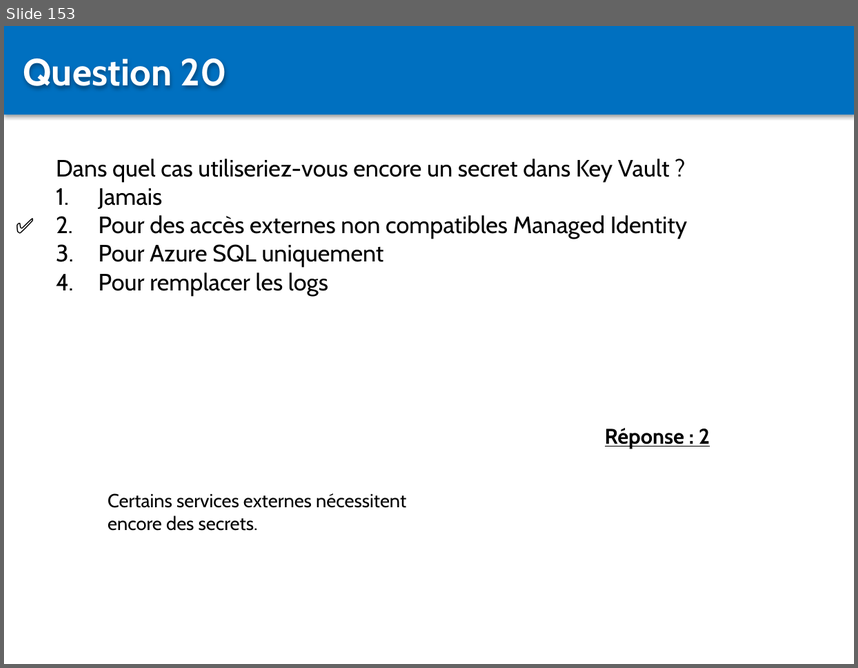
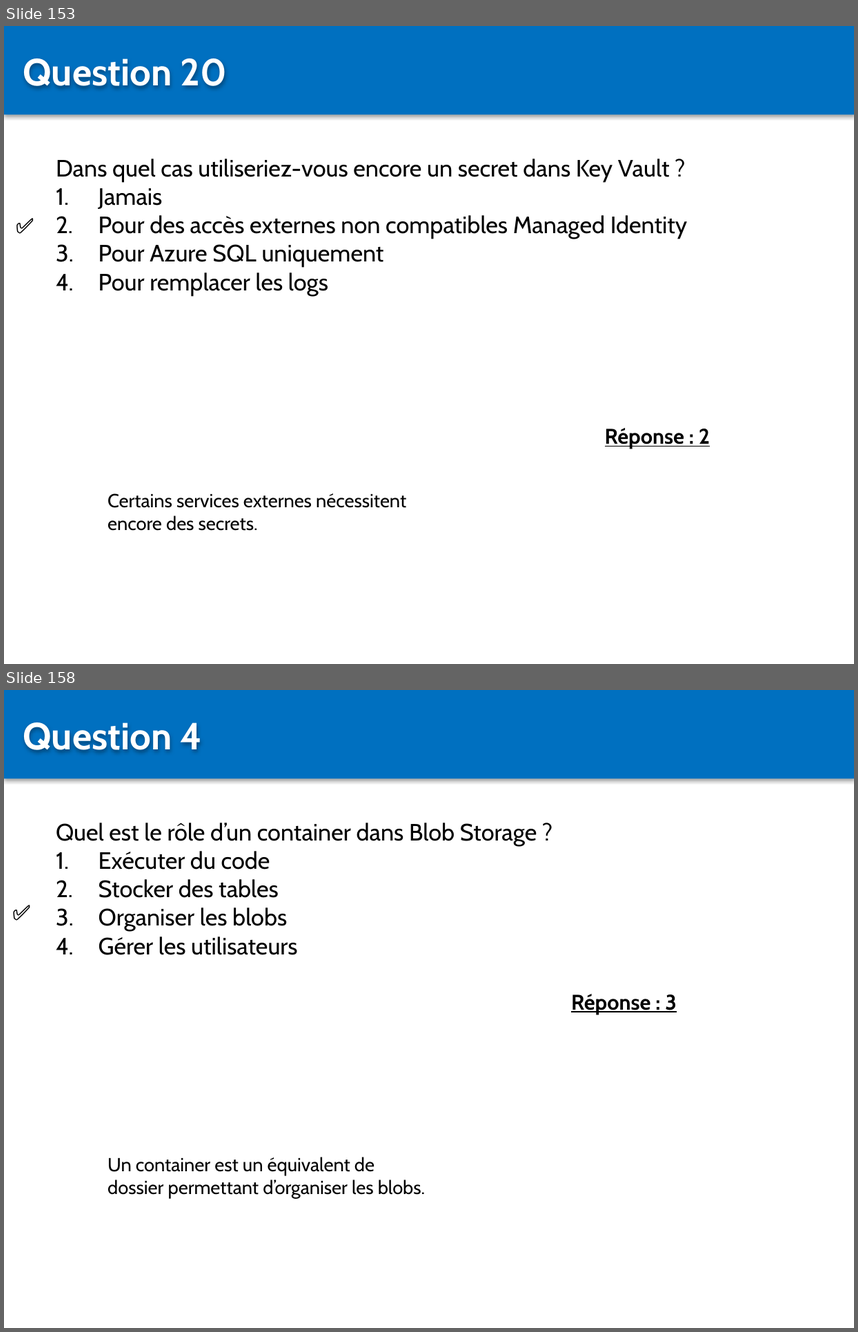
Before and after one commit to Sybaris-Classroom/az-204, a slide deck: Quiz/Quiz.pptx. Shown one above the other, each under a label of ours: slide 153 before the commit, slides 153 and 158 after it; the slides between them are not shown. The pictures are 858x668 and 858x1332 pixels, drawn with LibreOffice and Linux fonts; fonts in the diff are those of the drawing. Boxes give left, top, right and bottom in pixels: in the first picture for what was removed or moved away, otherwise in the second. Text is boxed around its words. In the diff, an @@ line names an element or a change of style, - is before the commit and + after.

```diff
--- a/Quiz/Quiz.pptx
+++ b/Quiz/Quiz.pptx
@@ slide 158 added at [4, 690, 854, 1328], background #FFFFFF @@
@@ rectangle added at [4, 690, 854, 778], fill #0070C0 @@
@@ text added at [23, 722, 203, 752], 32 pt, text #FFFFFF, bold @@
+Question 4
@@ text added at [56, 822, 537, 955], 20 pt, text #000000 @@
+Quel est le rôle d’un container dans Blob Storage ?
+1. Exécuter du code
+2. Stocker des tables
+3. Organiser les blobs
+4. Gérer les utilisateurs
@@ text added at [4, 895, 56, 929], 18 pt, text #000000, bold @@
+✅
@@ text added at [571, 994, 677, 1014], 18 pt, text #000000, bold, underline @@
+Réponse : 3
@@ text added at [107, 1156, 425, 1198], 16 pt, text #000000 @@
+Un container est un équivalent de dossier permettant d’organiser les blobs.
```
Also in this commit, not shown: 22 other slides added, 8 other files.
